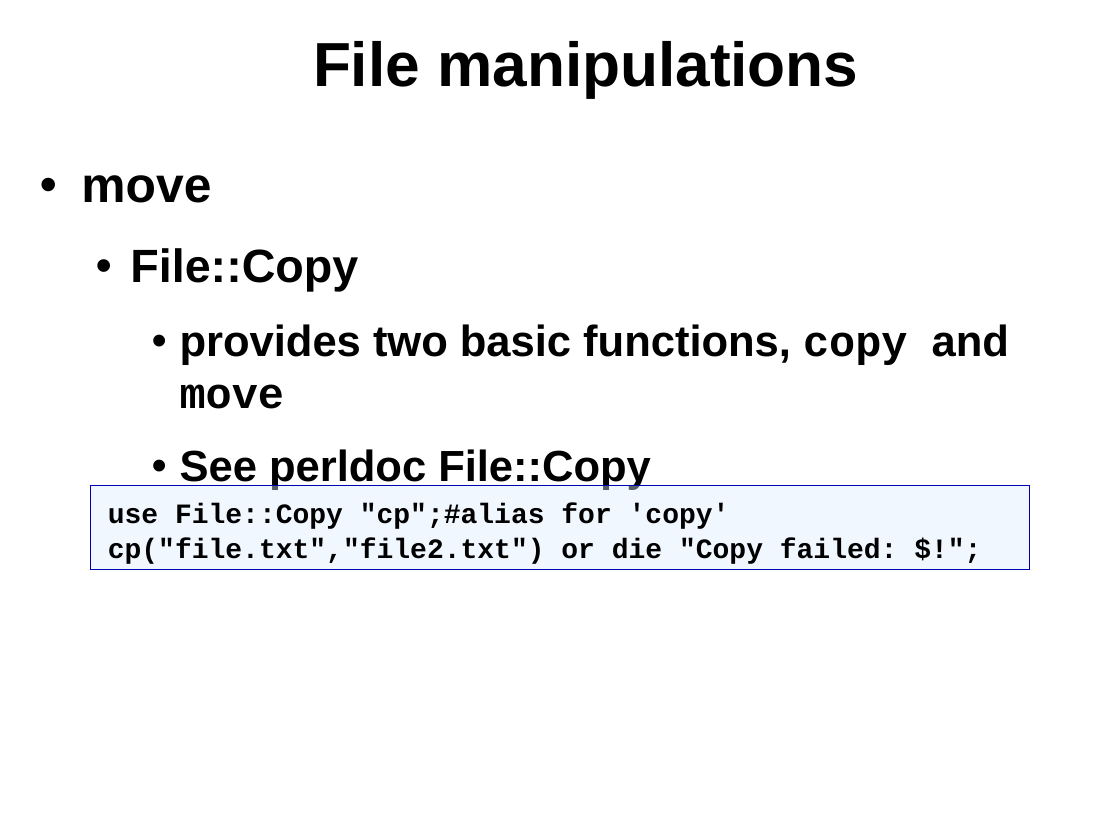
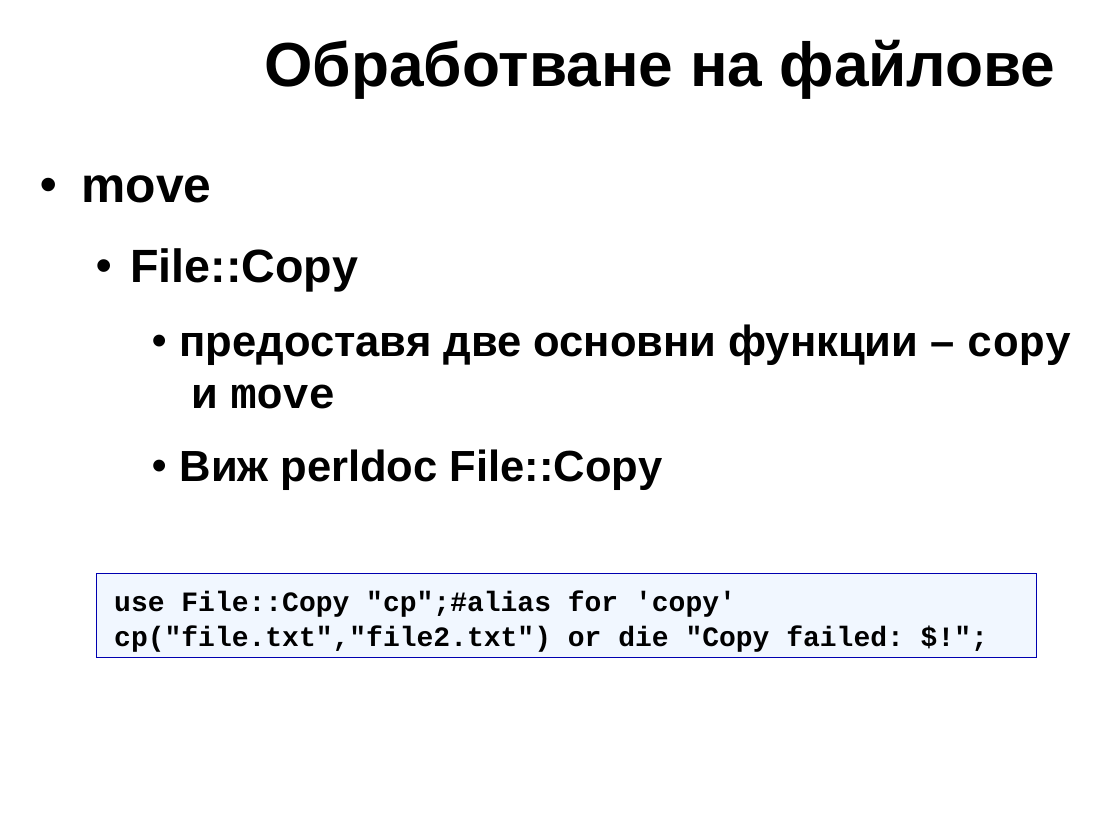
Before and after one commit to kberov/PerlProgrammingCourse, a slide deck: slide 30 of 06_io_bg.odp. Drawn at 1120x840 pixels with LibreOffice and Linux fonts; fonts in the diff are those of the drawing; background and template pictures are left out. Boxes give left, top, right and bottom in pixels: in the first picture for what was removed or moved away, otherwise in the second. Text is boxed around its words. In the diff, an @@ line names an element or a change of style, - is before the commit and + after.

```diff
--- a/06_io_bg.odp
+++ b/06_io_bg.odp
@@ title at bbox=[265, 39, 1056, 97]: text changed @@
-File manipulations
+Обработване на файлове
@@ text at bbox=[180, 324, 1071, 490]: text changed @@
-    • provides two basic functions, copy and move
-    • See perldoc File::Copy
+    • предоставя две основни функции – copy и move
+    • Виж perldoc File::Copy
@@ rectangle "use File::Copy "cp";#alias for 'copy'": place and size @@
-rectangle "use File::Copy "cp";#alias for 'copy'" at bbox=[91, 485, 1030, 569]
+rectangle "use File::Copy "cp";#alias for 'copy'" at bbox=[96, 573, 1036, 657]
```
Also in this commit, not shown: 25 other slides changed, 17 slides added, 17 slides removed, 2 other files.
